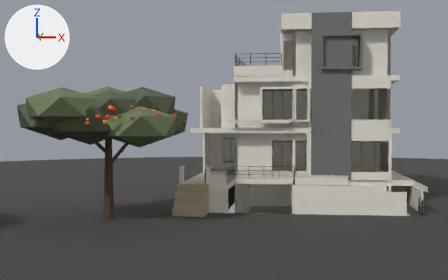
The Blender file blender/space-house.blend, before and after one commit.
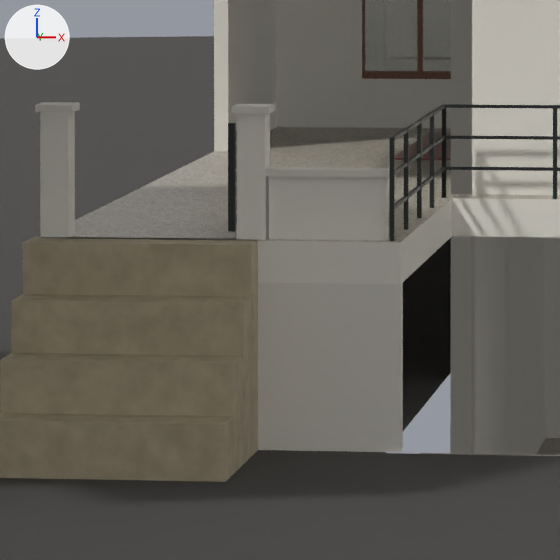
Each version appears first from a camera (50 mm lens) standing at (-0.24, -50.87, 5.46) and looking at (-4.73, -12.46, 4.58), and next in a close-up on the part from 39% to 56% of the width and 54% to 81% of the height. Lighting does not change. The marker at upper left points along +X, +Y and +Z. The last two pictures show the newer version.

Objects in the first close-up: 'Site.Street', 'basement.columns', 'basement.walls', 'ground.columns', 'ground.copings', 'ground.frontWall', 'ground.gateSteps', 'ground.plinthSkirt', 'ground.sills', 'ground.slab', 'ground.walls', 'ground.windowGlass' and 17 more.
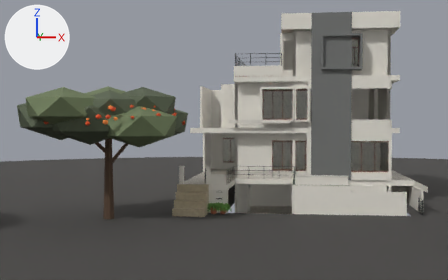
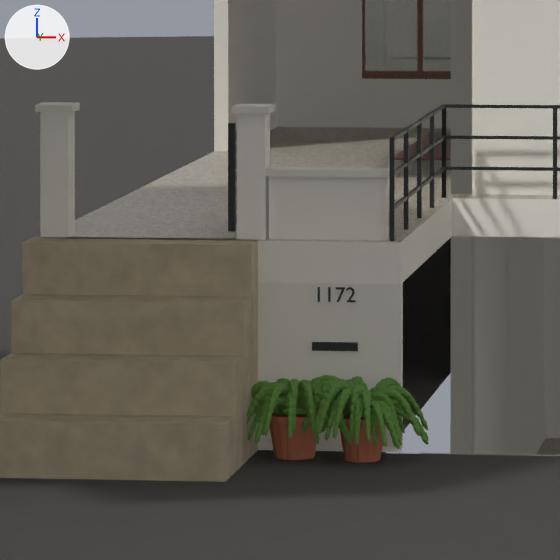
Pixel boxes [x1, y1, x2, y2] of what changed, in the close-ups (560 x 560 px):
'ground.Ferns', added (green): after [247, 375, 429, 449]
'ground.FernPots', added: after [269, 412, 386, 462]
'ground.LetterSlot', added: after [312, 342, 358, 351]
'ground.HouseNumber', added: after [318, 287, 356, 302]

Diff of the bpy script that builds the scene:
```diff
--- a/blender/space-house.blend.py
+++ b/blender/space-house.blend.py
@@ mat_fern @@
+mat_fern = principled_material('Fern')
+mat_fern.base_color = (0.112, 0.262, 0.0423)  # green #5e8c3a
+mat_fern.roughness = 0.7
@@ me_ground_ferns @@
+me_ground_ferns.from_pydata(...)  # 12120 vertices, 20200 faces; spans x -2.465..-1.727, y -5.416..-4.917, z -0.673..-0.445
+me_ground_ferns.materials.append(mat_fern)  # green #5e8c3a
@@ me_ground_fernpots @@
+me_ground_fernpots.from_pydata(...)  # a 14-sided cut cone along z (radius 0.069 at the low end, 0.095 at the high end) spanning x -2.293..-2.107, y -5.255..-5.065, z -0.73..-0.58; a 14-sided cylinder along z spanning x -2.298..-2.102, y -5.261..-5.059, z -0.598..-0.58; a 14-sided cut cone along z (radius 0.062 at the low end, 0.085 at the high end) spanning x -2.043..-1.877, y -5.285..-5.115, z -0.73..-0.58; a 14-sided cylinder along z spanning x -2.048..-1.872, y -5.29..-5.11, z -0.598..-0.58
+me_ground_fernpots.materials.append(mat_terracotta)
@@ me_ground_letterslot @@
+me_ground_letterslot.from_pydata(...)  # a box spanning x -2.16..-2.0, y -5.006..-4.996, z -0.38..-0.35
+me_ground_letterslot.materials.append(mat_charcoal_steel)  # dark grey #383b3a
@@ txt_ground_housenumber @@
+txt_ground_housenumber = bpy.data.curves.new('ground.HouseNumber', 'FONT')
+txt_ground_housenumber.body = '1172'
+txt_ground_housenumber.materials.append(mat_charcoal_steel)  # dark grey #383b3a
+txt_ground_housenumber.extrude = 0.004
+txt_ground_housenumber.align_x = 'CENTER'
+txt_ground_housenumber.size = 0.075
@@ ob_ground_housenumber @@
+ob_ground_housenumber = bpy.data.objects.new('ground.HouseNumber', txt_ground_housenumber)
+ob_ground_housenumber.parent = ob_floor_ground
+ob_ground_housenumber.location = (-2.08, -5.003, -0.21)
+ob_ground_housenumber.rotation_euler = (1.571, 0.0, 0.0)  # degrees (90, 0, 0)
@@ ob_ground_ferns @@
+ob_ground_ferns = bpy.data.objects.new('ground.Ferns', me_ground_ferns)
+ob_ground_ferns.parent = ob_floor_ground
+ob_ground_ferns.location = (0.0, 0.0, 0.0)
@@ ob_ground_fernpots @@
+ob_ground_fernpots = bpy.data.objects.new('ground.FernPots', me_ground_fernpots)
+ob_ground_fernpots.parent = ob_floor_ground
+ob_ground_fernpots.location = (0.0, 0.0, 0.0)
@@ ob_ground_letterslot @@
+ob_ground_letterslot = bpy.data.objects.new('ground.LetterSlot', me_ground_letterslot)
+ob_ground_letterslot.parent = ob_floor_ground
+ob_ground_letterslot.location = (0.0, 0.0, 0.0)
```
